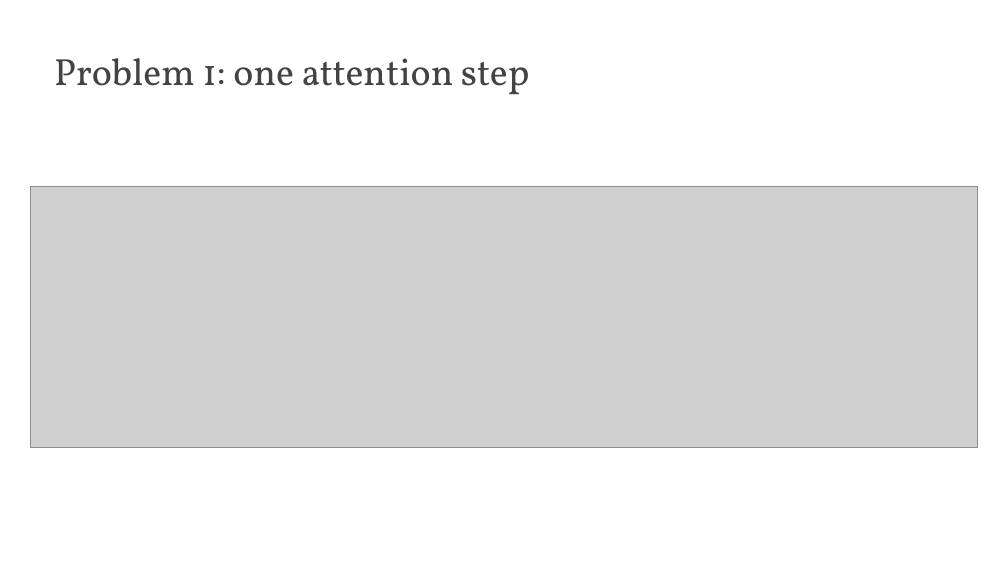
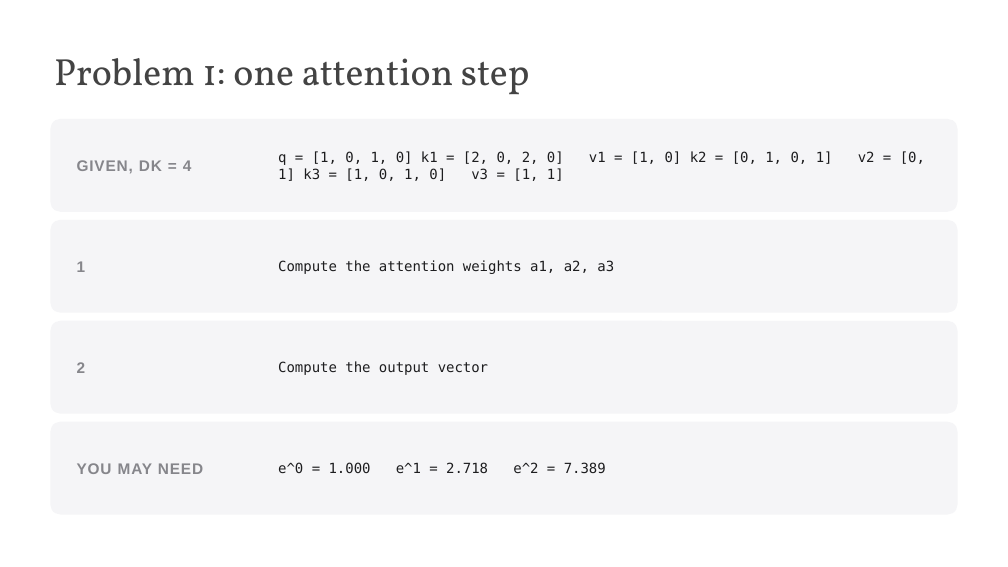
Before and after one commit to edavalosanaya/CSCI3495_NLP_LLMs_Student, a slide deck: slide 4 of weeks/week-07/class-02/lecture/slides.pptx. Drawn at 1008x567 pixels with LibreOffice and Linux fonts; fonts in the diff are those of the drawing; grey boxes stand for pictures; background and template pictures are left out. Boxes give left, top, right and bottom in pixels: in the first picture for what was removed or moved away, otherwise in the second. Text is boxed around its words. In the diff, an @@ line names an element or a change of style, - is before the commit and + after.

```diff
--- a/weeks/week-07/class-02/lecture/slides.pptx
+++ b/weeks/week-07/class-02/lecture/slides.pptx
@@ rounded rectangle added at box(50, 119, 958, 212), fill #F5F5F7 @@
@@ text added at box(77, 160, 192, 174), 11 pt, text #86868B, bold @@
+GIVEN, DK = 4
@@ text added at box(278, 151, 925, 165), 10 pt, text #1D1D1F @@
+q = [1, 0, 1, 0] k1 = [2, 0, 2, 0] v1 = [1, 0] k2 = [0, 1, 0, 1] v2 = [0, 1] k3 = [1, 0, 1, 0] v3 = [1, 1]
@@ picture removed at box(30, 186, 978, 448) @@
@@ rounded rectangle added at box(50, 220, 958, 312), fill #F5F5F7 @@
@@ text added at box(77, 261, 86, 272), 11 pt, text #86868B, bold @@
+1
@@ text added at box(278, 260, 614, 274), 10 pt, text #1D1D1F @@
+Compute the attention weights a1, a2, a3
@@ rounded rectangle added at box(50, 321, 958, 413), fill #F5F5F7 @@
@@ text added at box(77, 362, 86, 373), 11 pt, text #86868B, bold @@
+2
@@ text added at box(278, 361, 488, 375), 10 pt, text #1D1D1F @@
+Compute the output vector
@@ rounded rectangle added at box(50, 421, 958, 514), fill #F5F5F7 @@
@@ text added at box(77, 463, 203, 474), 11 pt, text #86868B, bold @@
+YOU MAY NEED
@@ text added at box(278, 462, 606, 473), 10 pt, text #1D1D1F @@
+e^0 = 1.000 e^1 = 2.718 e^2 = 7.389
```
Also in this commit, not shown: 8 other slides changed, 19 other files.
